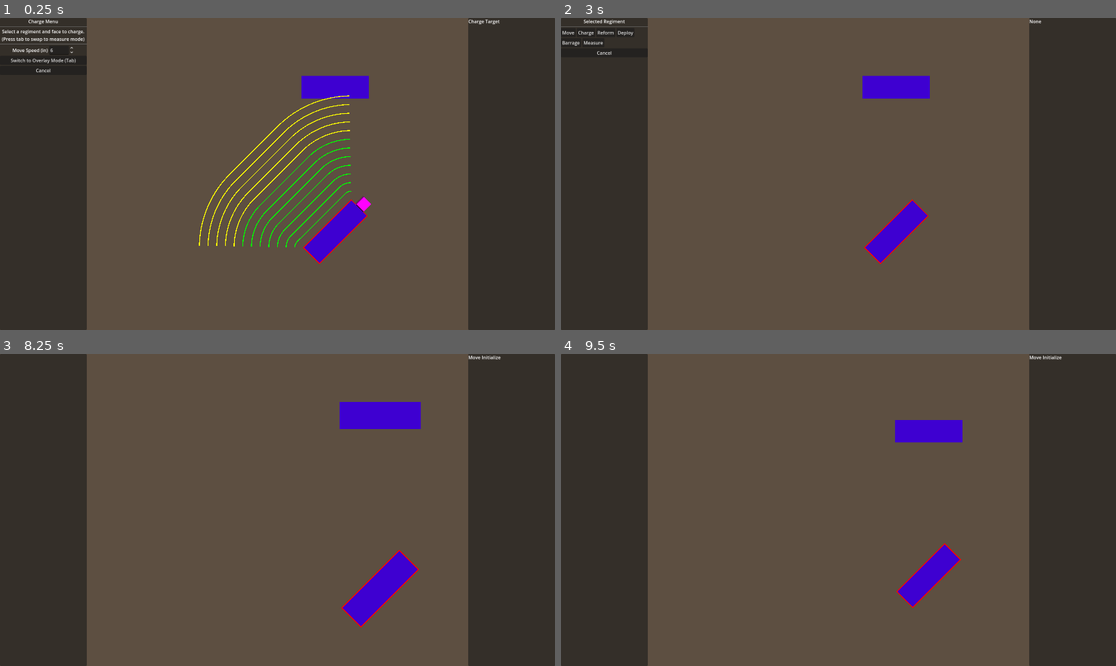
Above: before the commit, frames 1-4 (two rows, left to right).
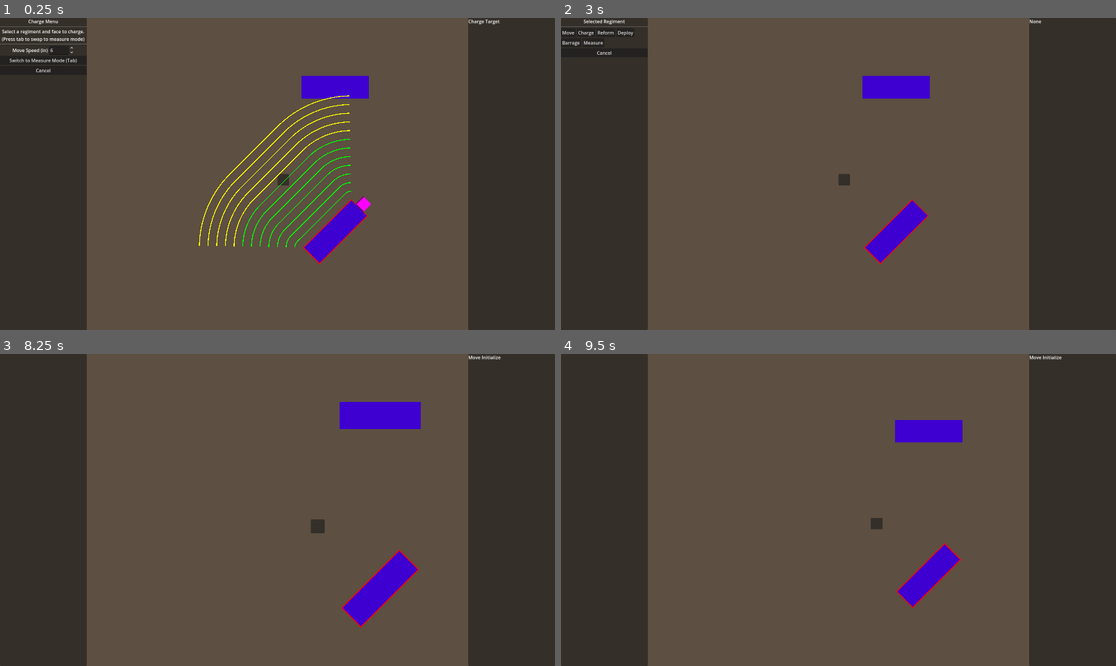
Above: after the commit, the same moments.

Repository: dcellucci/conqsim
Game: Godot game, scene res://game.tscn
Same seed, same stepped clock (60 frames per second), same inputs: the game is played once before the commit and once after it.
Inputs (mouse positions are in pixels of both pictures, inside the frame that each line leads up to):
- Up to frame 1 (0.25 s): no input
- Up to frame 2 (3 s): click (921, 205) at 0.5 s; click (921, 205) at 1.25 s; click (921, 205) at 2 s; click "Cancel" at 2.75 s
- Up to frame 3 (8.25 s): click "Move" at 3.5 s; tap Enter at 4.25, 5.75, 7.25 s; move the mouse to (333, 569) at 4.27 s; hold Middle mouse button (DragCamera) 4.28-5.03 s; tap Space at 5, 6.5, 8 s; move the mouse to (333, 422) at 5.02 s; click (333, 422) at 5.1 s; move the mouse to (333, 441) at 5.77 s; tap Down (UIDecreaseValue) at 5.85 s; move the mouse to (249, 572) at 6.52 s; tap Up (UIIncreaseValue) at 6.6 s; move the mouse to (444, 556) at 7.27 s; tap Tab (UIToggleMode) at 7.35 s; move the mouse to (111, 463) at 8.02 s; tap Mouse wheel up (ZoomIn) at 8.1 s
- Up to frame 4 (9.5 s): move the mouse to (866, 510) at 8.77 s; tap Mouse wheel down (ZoomOut) at 8.85 s

The runs differ from the first frame. In frame 1, 0.2% of the frame differs, in the area x 1-53%, y 12-54%; in frame 2, less than 0.1%; in frame 3, 0.1%; in frame 4, less than 0.1%.

Commit message:
updated charge ui display for clarity

Diff:
--- a/ChargeUI.tscn
+++ b/ChargeUI.tscn
@@ -16,6 +16,7 @@
 layout_mode = 2
 
 [node name="InfoText" type="Label" parent="."]
+custom_minimum_size = Vector2(300, 0)
 layout_mode = 2
 text = "Select a Target"
 horizontal_alignment = 1
@@ -36,10 +37,9 @@
 layout_mode = 2
 rounded = true
 
-[node name="SnapToRegimentCheckButton" type="CheckButton" parent="."]
+[node name="CycleMeasureModeButton" type="Button" parent="."]
 layout_mode = 2
-text = "SnapToRegiment
-"
+text = "Snap to regiment (space)"
 
 [node name="MeasureModeToggleButton" type="Button" parent="."]
 layout_mode = 2
--- a/charge_ui.gd
+++ b/charge_ui.gd
@@ -5,16 +5,11 @@
 	update_display()
 	# Then connect up all of the signals with the update functions
 	$MoveSpinRow/MoveSpinBox.value_changed.connect(update_regiment_charge_range)
-	$SnapToRegimentCheckButton.toggled.connect(update_cursor_regiment_snap_setting)
+	$CycleMeasureModeButton.toggled.connect(cycle_charge_measure_mode)
 	$MeasureModeToggleButton.pressed.connect(toggle_measure_mode)
 	$CancelButton.pressed.connect(cancel_charge_mode)
 
 func _process(delta: float):
-	# Display different text based on the barrage mode we are currently in
-	if GameSettings.charge_hud_measure_mode:
-		$MeasureModeToggleButton.text = "Switch to Overlay Mode (Tab)"
-	else:
-		$MeasureModeToggleButton.text = "Switch to Measure Mode (Tab)"
 	process_input()
 	update_display()
 
@@ -32,17 +27,34 @@
 	if Input.is_action_just_pressed('UIDecreaseValue'):
 		GameState.selected_regiment.barrage_range = GameState.selected_regiment.barrage_range - 1
 
+
 func update_display():
 	# Escape clause in case selected regiment has no data
 	if GameState.selected_regiment == null:
 		return
+	# Display different text based on the barrage mode we are currently in
+	if UiStateMachine.ui_state_machine.is_charge_measure_state():
+		$MeasureModeToggleButton.text = "Switch to Overlay Mode (Tab)"
+	else:
+		$MeasureModeToggleButton.text = "Switch to Measure Mode (Tab)"
+
 	# The Spinbox range value should match the selected regiment's barrage range
+	# The move box should only be visible if we are in charge state but we
+	# also aren't in a charge measure mode
+	$MoveSpinRow.visible = (UiStateMachine.ui_state_machine.is_charge_state()
+		and not UiStateMachine.ui_state_machine.is_charge_measure_state())
 	$MoveSpinRow/MoveSpinBox.value = GameState.selected_regiment.move
+
 	# The check button value for fluid formation should likewise match the
 	# selected regiment
-	$SnapToRegimentCheckButton.visible = UiStateMachine.ui_state_machine.is_charge_measure_state()
-	$SnapToRegimentCheckButton.button_pressed = GameSettings.hud_regiment_snap
-
+	$CycleMeasureModeButton.visible = UiStateMachine.ui_state_machine.is_charge_measure_state()
+	match UiStateMachine.ui_state_machine.state:
+		UiStateMachine.UIState.CHARGE_MEASURE_SNAP_FACE:
+			$CycleMeasureModeButton.text = "Cycle to free mode (space)"
+		UiStateMachine.UIState.CHARGE_MEASURE_FREE:
+			$CycleMeasureModeButton.text = "Cycle to regiment snap mode (space)"
+		UiStateMachine.UIState.CHARGE_MEASURE_SNAP_REGIMENT:
+			$CycleMeasureModeButton.text = "Cycle to face snap mode (space)"
 	$InfoText.custom_minimum_size.x = get_size().x
 	if UiStateMachine.ui_state_machine.is_charge_measure_state():
 		$InfoText.text = "Measure the distance required to charge a regiment (Press tab to swap to select target mode)"
@@ -79,5 +91,8 @@
 		new_state = UiStateMachine.UIState.CHARGE_MEASURE_FREE
 	UiStateMachine.ui_state_machine.set_new_state(new_state)
 
+func cycle_charge_measure_mode():
+	UiStateMachine.ui_state_machine.cycle_charge_measure_state()
+
 func cancel_charge_mode():
 	UiStateMachine.ui_state_machine.cancel_state()
--- a/game.tscn
+++ b/game.tscn
@@ -99,3 +99,12 @@
 
 [node name="Line2D" type="Line2D" parent="BoardHUDManager/ChargeHUD"]
 points = PackedVector2Array(0, 0, 0, 0)
+
+[node name="Panel" type="Panel" parent="BoardHUDManager/ChargeHUD"]
+offset_right = 40.0
+offset_bottom = 40.0
+
+[node name="DistanceDisplay" type="Label" parent="BoardHUDManager/ChargeHUD/Panel"]
+layout_mode = 0
+offset_right = 40.0
+offset_bottom = 23.0
